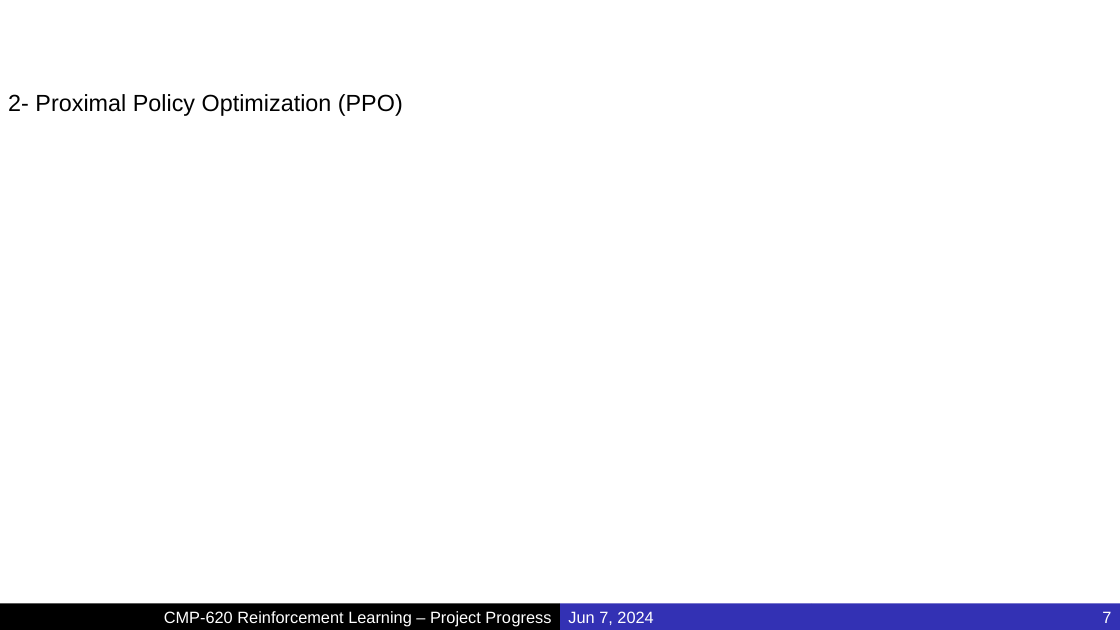
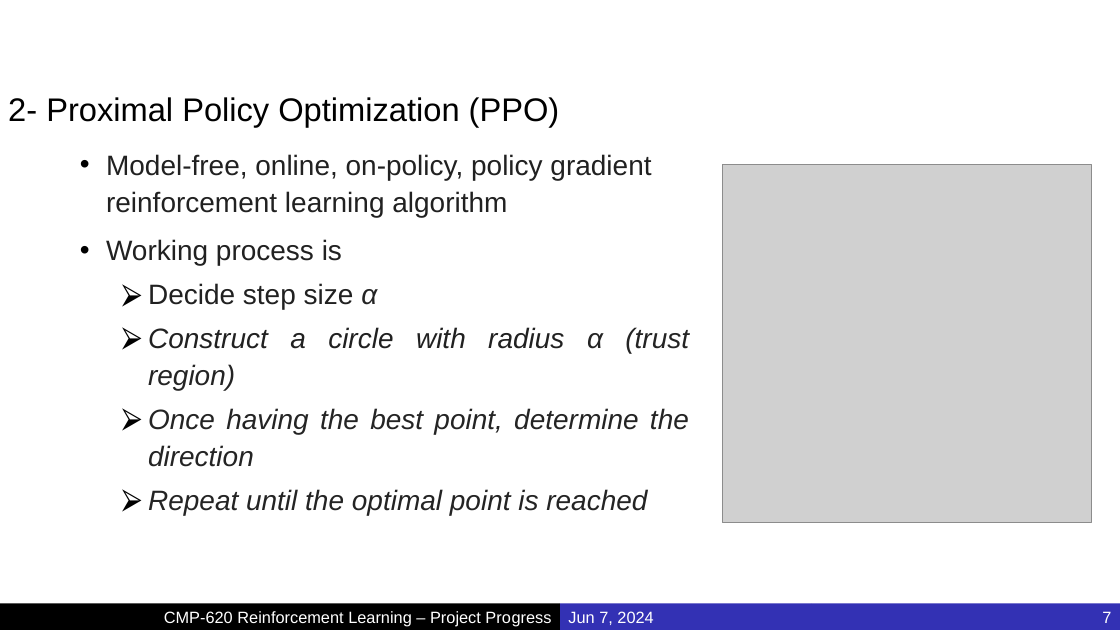
Before and after one commit to MucahidRidvanKaplan/ParrotQuadcopterRL, a slide deck: slide 7 of Presentations/Project_Final.pptx. Drawn at 1120x630 pixels with LibreOffice and Linux fonts; fonts in the diff are those of the drawing; grey boxes stand for pictures; background and template pictures are left out. Boxes give left, top, right and bottom in pixels: in the first picture for what was removed or moved away, otherwise in the second. Text is boxed around its words. In the diff, an @@ line names an element or a change of style, - is before the commit and + after.

```diff
--- a/Presentations/Project_Final.pptx
+++ b/Presentations/Project_Final.pptx
@@ text "2- Proximal Policy Optimization (PPO)" at box(8, 97, 560, 127): size 20 to 28 pt @@
@@ text added at box(106, 154, 689, 515), 24 pt, text #212121, italic @@
+• Model-free, online, on-policy, policy gradient reinforcement learning algorithm
+• Working process is
+  ⮚ Decide step size α
+  ⮚ Construct a circle with radius α (trust region)
+  ⮚ Once having the best point, determine the direction
+  ⮚ Repeat until the optimal point is reached
@@ picture added at box(723, 164, 1091, 523) @@
```
Also in this commit, not shown: 4 other slides changed.
